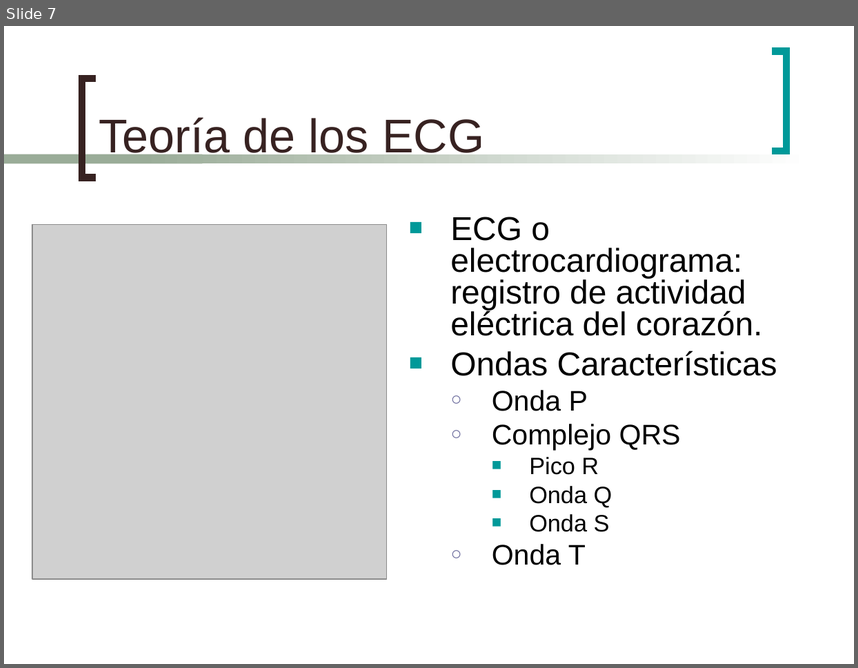
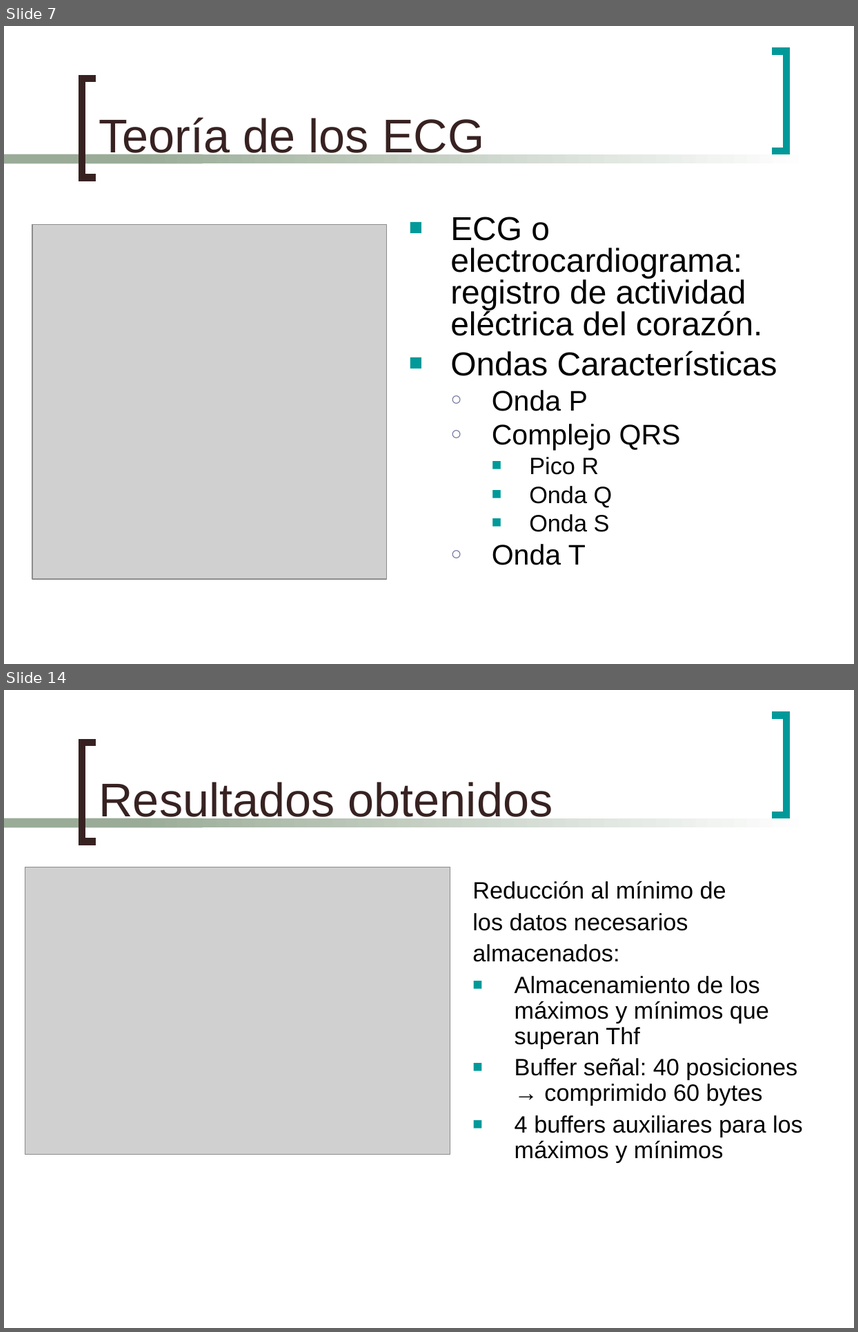
Before and after one commit to mmja/redsensores, a slide deck: Memoria/EstudioMemoria.ppt. Shown one above the other, each under a label of ours: slide 7 before the commit, slides 7 and 14 after it; the slides between them are not shown. The pictures are 858x668 and 858x1332 pixels, drawn with LibreOffice and Linux fonts; fonts in the diff are those of the drawing; grey boxes stand for pictures. Boxes give left, top, right and bottom in pixels: in the first picture for what was removed or moved away, otherwise in the second. Text is boxed around its words. In the diff, an @@ line names an element or a change of style, - is before the commit and + after.

```diff
--- a/Memoria/EstudioMemoria.ppt
+++ b/Memoria/EstudioMemoria.ppt
@@ slide 14 added at [4,690,854,1328], background #FFFFFF; not listed: 4 template elements that a slide beside it also shows @@
@@ title added at [99,782,553,825], 40 pt, text #372221 @@
+Resultados obtenidos
@@ picture added at [25,867,450,1154] @@
@@ text added at [473,880,803,1162], 20 pt, text #000000 @@
+Reducción al mínimo de
+los datos necesarios
+almacenados:
+■ Almacenamiento de los máximos y mínimos que superan Thf
+■ Buffer señal: 40 posiciones → comprimido 60 bytes
+■ 4 buffers auxiliares para los máximos y mínimos
```
Also in this commit, not shown: 8 slides changed, 4 other slides added, 6 slides removed, 1 other file.
